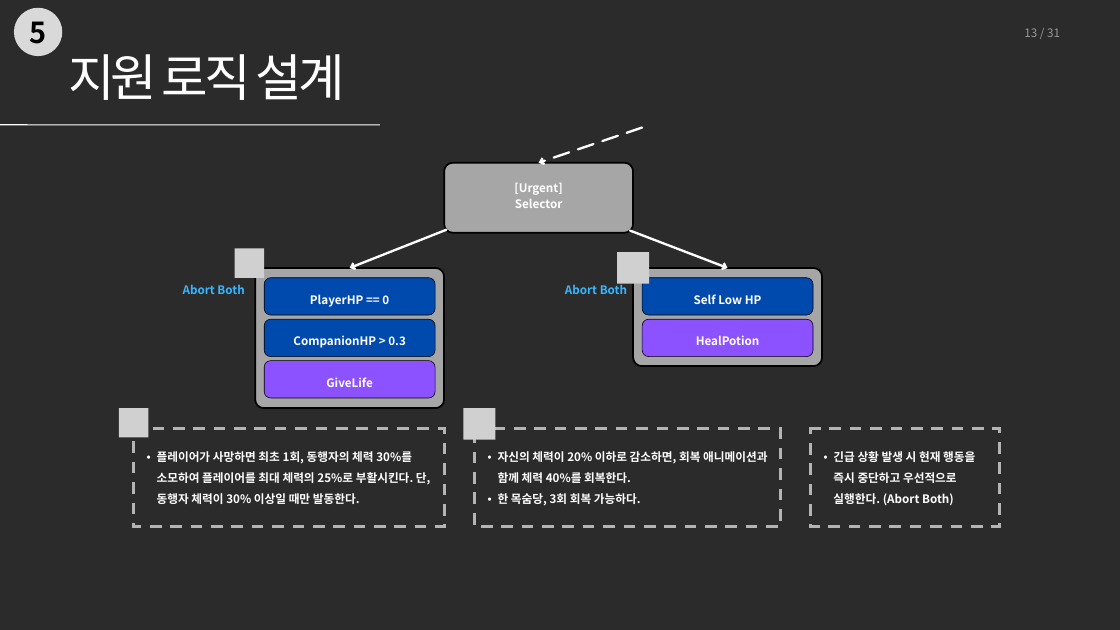
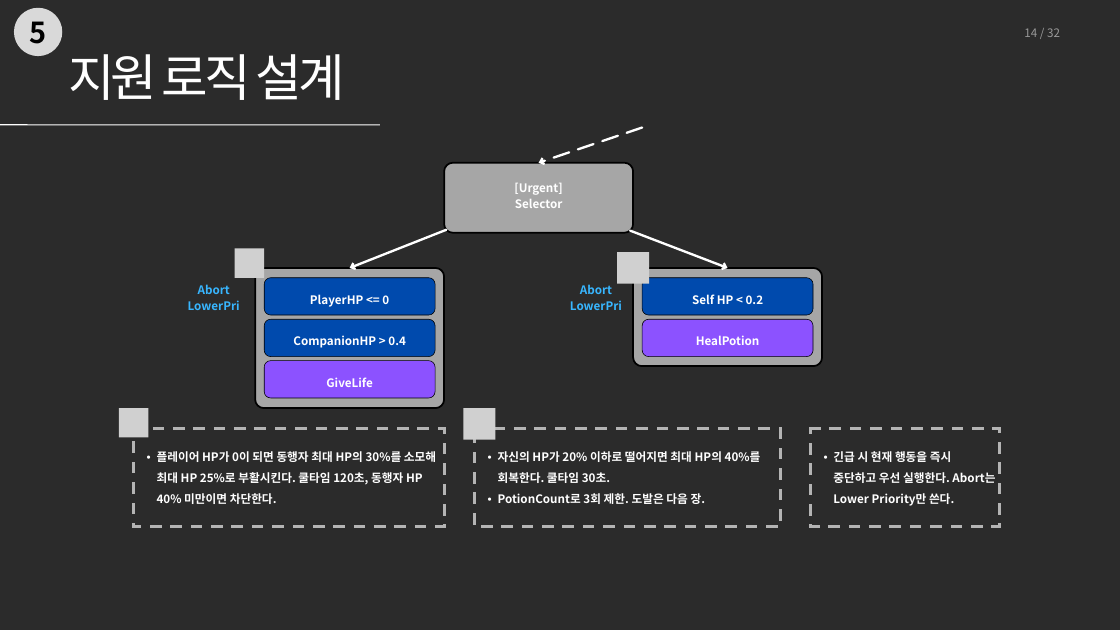
Before and after one commit to 0518tune/portfolio, a slide deck: slide 14 of files/수정본/동행자_BT설계.pptx (slide 13 before the commit). Drawn at 1120x630 pixels with LibreOffice and Linux fonts; fonts in the diff are those of the drawing; grey boxes stand for pictures; background and template pictures are left out; a plain dark background stands for a picture behind light text. Boxes give left, top, right and bottom in pixels: in the first picture for what was removed or moved away, otherwise in the second. Text is boxed around its words. In the diff, an @@ line names an element or a change of style, - is before the commit and + after.

```diff
--- a/files/수정본/동행자_BT설계.pptx
+++ b/files/수정본/동행자_BT설계.pptx
@@ text at (1024,28,1060,37): text changed @@
-13 / 31
+14 / 32
@@ text at (188,284,240,310): text changed @@
-Abort Both
+Abort LowerPri
@@ text at (310,294,389,307): text changed @@
-PlayerHP == 0
+PlayerHP <= 0
@@ text at (570,284,622,310): text changed @@
-Abort Both
+Abort LowerPri
@@ text at (692,294,764,304): text changed @@
-Self Low HP
+Self HP < 0.2
@@ text at (293,335,406,348): text changed @@
-CompanionHP > 0.3
+CompanionHP > 0.4
@@ text at (157,451,436,504): text changed @@
-  • 플레이어가 사망하면 최초 1회, 동행자의 체력 30%를 소모하여 플레이어를 최대 체력의 25%로 부활시킨다. 단, 동행자 체력이 30% 이상일 때만 발동한다.
+  • 플레이어 HP가 0이 되면 동행자 최대 HP의 30%를 소모해 최대 HP 25%로 부활시킨다. 쿨타임 120초, 동행자 HP 40% 미만이면 차단한다.
@@ text at (498,451,761,504): text changed @@
-  • 자신의 체력이 20% 이하로 감소하면, 회복 애니메이션과 함께 체력 40%를 회복한다.
-  • 한 목숨당, 3회 회복 가능하다.
+  • 자신의 HP가 20% 이하로 떨어지면 최대 HP의 40%를 회복한다. 쿨타임 30초.
+  • PotionCount로 3회 제한. 도발은 다음 장.
@@ text at (833,451,995,506): text changed @@
-  • 긴급 상황 발생 시 현재 행동을 즉시 중단하고 우선적으로 실행한다. (Abort Both)
+  • 긴급 시 현재 행동을 즉시 중단하고 우선 실행한다. Abort는 Lower Priority만 쓴다.
```
Also in this commit, not shown: 28 other slides changed, 2 slides added, 1 slide removed, 6 other files.
